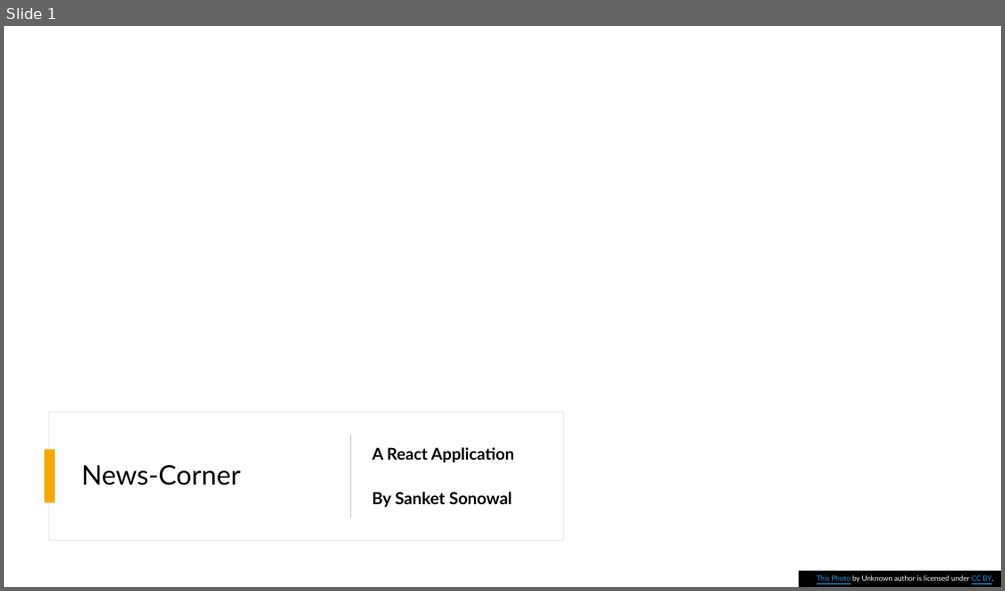
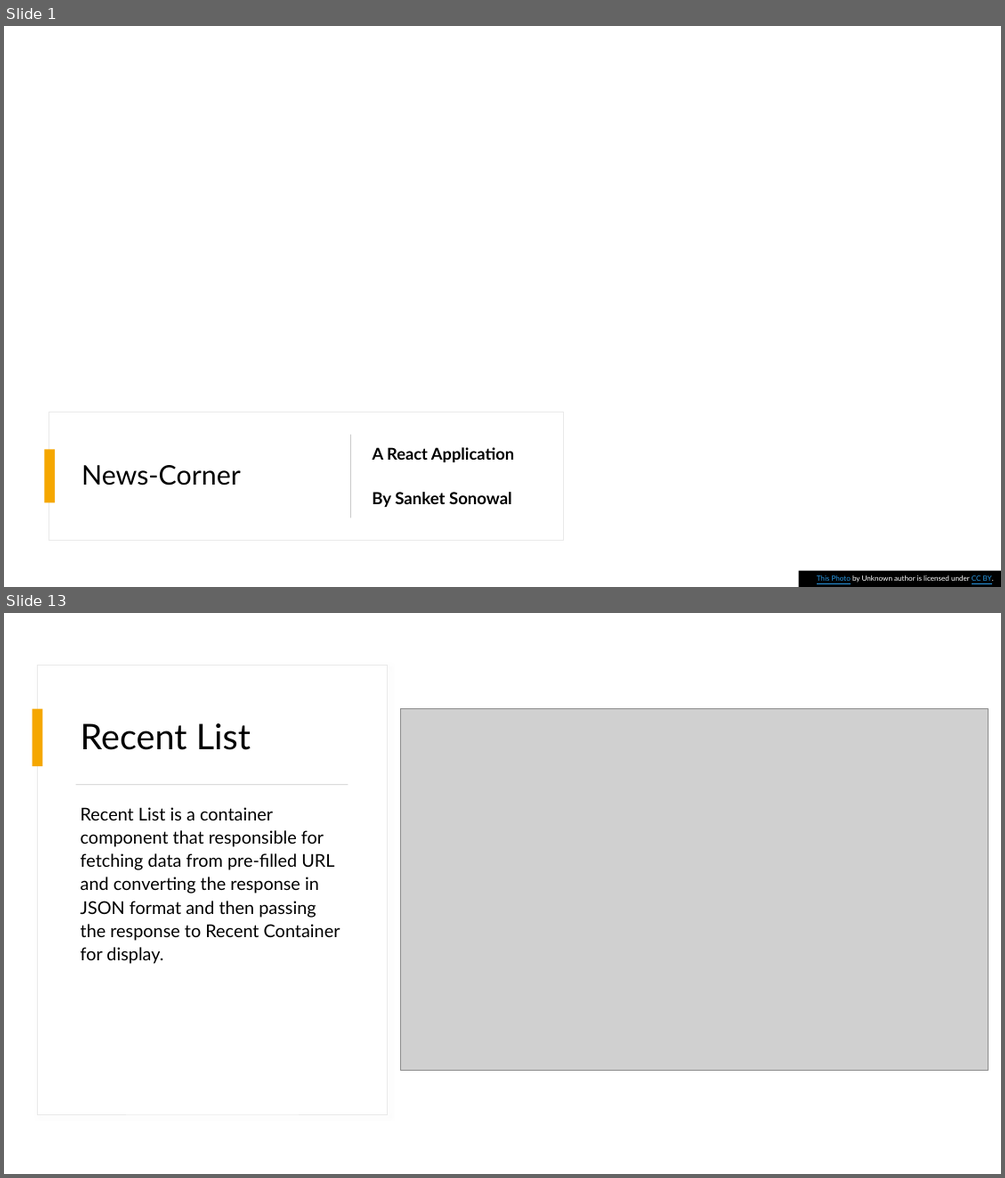
Before and after one commit to KomeOn/news-corner, a slide deck: src/News-corner.pptx. Shown one above the other, each under a label of ours: slide 1 before the commit, slides 1 and 13 after it; the slides between them are not shown. The pictures are 1005x591 and 1005x1178 pixels, drawn with LibreOffice and Linux fonts; fonts in the diff are those of the drawing; grey boxes stand for pictures; background and template pictures are left out. Boxes give left, top, right and bottom in pixels: in the first picture for what was removed or moved away, otherwise in the second. Text is boxed around its words. In the diff, an @@ line names an element or a change of style, - is before the commit and + after.

```diff
--- a/src/News-corner.pptx
+++ b/src/News-corner.pptx
@@ slide 13 added at (4,613,1001,1174), background #FFFFFF @@
@@ rectangle added at (4,613,1001,1174), fill #FFFFFF @@
@@ rectangle added at (49,613,963,779), fill #FFFFFF, outline #E9E9E9 0.75 pt @@
@@ rectangle added at (50,613,963,778), fill #FFFFFF @@
@@ rectangle added at (38,665,388,1114), fill #FFFFFF, outline #E9E9E9 0.75 pt @@
@@ rectangle added at (32,709,43,766), fill #F5A700 @@
@@ picture added at (401,709,988,1070) @@
@@ title added at (81,723,251,750), 34 pt, text #000000 @@
+Recent List
@@ rectangle added at (76,784,348,785), fill #C9C9C9 @@
@@ text added at (81,807,340,964), 17 pt, text #000000 @@
+Recent List is a container component that responsible for fetching data from pre-filled URL and converting the response in JSON format and then passing the response to Recent Container for display.
```
Also in this commit, not shown: 11 slides changed, 7 other slides added, 1 slide removed, 1 other file.
